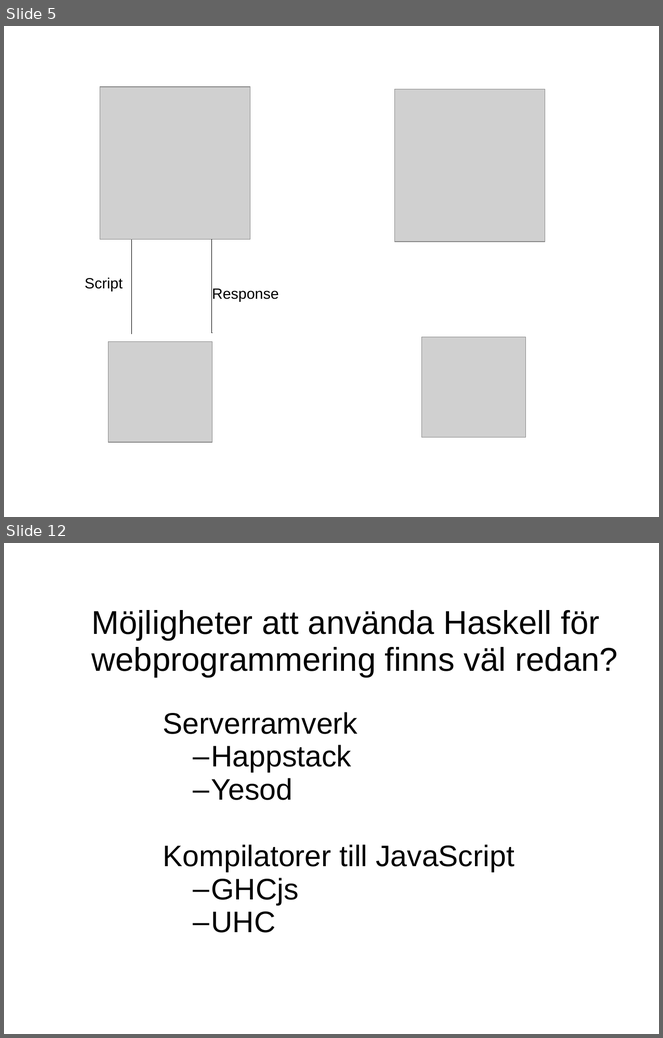
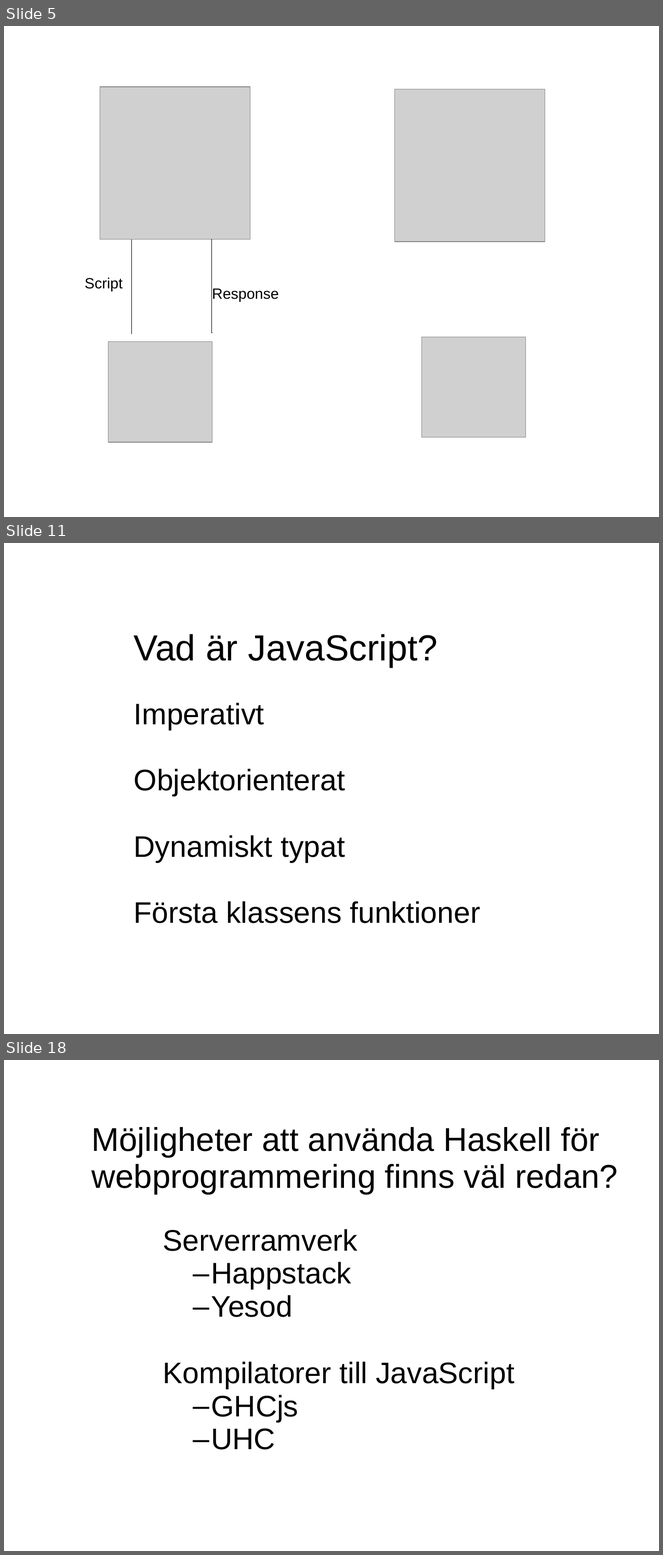
Before and after one commit to evilcandybag/JSHC, a slide deck: report/presentation.ppt. Shown one above the other, each under a label of ours: slides 5 and 12 before the commit, slides 5, 11 and 18 after it; the slides between them are not shown. The pictures are 663x1038 and 663x1555 pixels, drawn with LibreOffice and Linux fonts; fonts in the diff are those of the drawing; grey boxes stand for pictures. Boxes give left, top, right and bottom in pixels: in the first picture for what was removed or moved away, otherwise in the second. Text is boxed around its words. In the diff, an @@ line names an element or a change of style, - is before the commit and + after.

```diff
--- a/report/presentation.ppt
+++ b/report/presentation.ppt
@@ slide 11 added at (x1=4, y1=543, x2=659, y2=1034), background #FFFFFF @@
@@ text added at (x1=134, y1=634, x2=438, y2=667), 44 pt, text #000000 @@
+Vad är JavaScript?
@@ text added at (x1=134, y1=703, x2=481, y2=924), 36 pt, text #000000 @@
+Imperativt
+Objektorienterat
+Dynamiskt typat
+Första klassens funktioner
@@ what was slide 12 is now slide 18 @@
```
Also in this commit, not shown: 5 slides changed, 16 other slides added, 2 slides removed, 4 other files.
